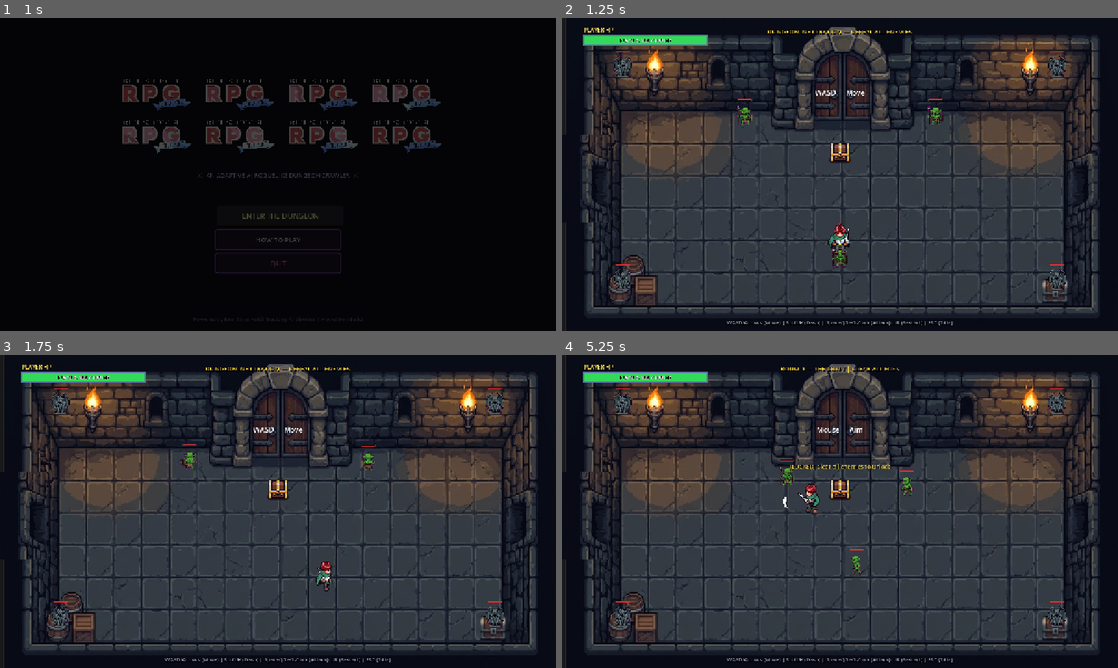
Above: before the commit, frames 1-4 (two rows, left to right).
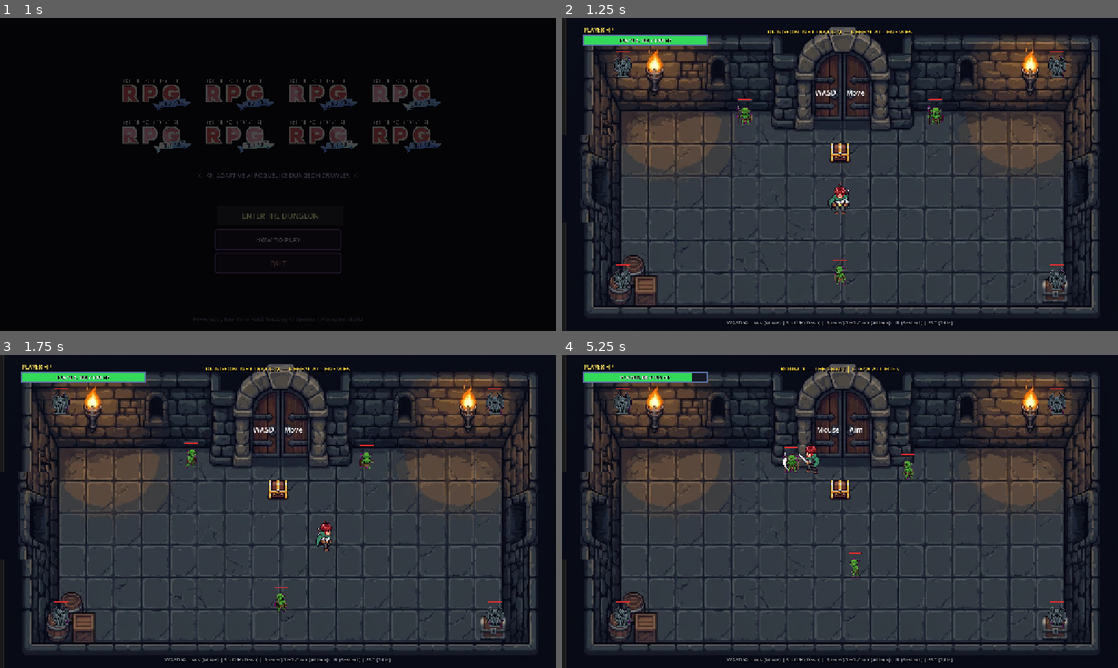
Above: after the commit, the same moments.

Repository: dakshshrivastava2025/SkillIssue.exe
Game: Godot game, scene res://scenes/title_screen.tscn
The game is run twice, just before and just after one commit, with the same random seed, the same clock (stepped at 60 frames per second) and the same inputs.
Inputs (mouse positions are in pixels of both pictures, inside the frame that each line leads up to):
- Up to frame 1 (1 s): click "ENTER THE DUNGEON" at 0.5 s
- Up to frame 2 (1.25 s): no input
- Up to frame 3 (1.75 s): tap Enter (ui_accept) at 1.25, 1.52 s; move the mouse to (400, 495) at 1.27 s; hold Right (move_right) from 1.28 s (still down); hold J (attack) from 1.28 s (still down); click (400, 495) at 1.42 s
- Up to frame 4 (5.25 s): move the mouse to (728, 527) at 2.02 s; release Right (move_right) at 2.03 s; release J (attack) at 2.03 s; hold Down (move_down) 2.03-2.78 s; tap Shift (dash) at 2.1 s; tap Enter (ui_accept) at 2.27, 3.77, 4.52 s; move the mouse to (895, 442) at 2.77 s; hold Right (move_right) 2.78-3.53 s; tap R at 2.85 s; move the mouse to (812, 574) at 3.52 s; hold Up (move_up) 3.53-4.28 s; tap E at 3.6 s; click (812, 574) at 3.67 s; move the mouse to (1006, 558) at 4.27 s; hold Left (move_left) from 4.28 s (still down); tap Z at 4.35 s; move the mouse to (673, 464) at 5.02 s; tap Space at 5.1 s

Frame 1 is identical in both runs. In frame 2, 0.7% of the frame differs, in the area x 31-69%, y 26-86%; in frame 3, 0.7%; in frame 4, 1.2%, in the area x 10-64%, y 5-72%.

Commit message:
Fix Room 3 statue spawn inside fence boundaries and adjust Room 1 player/goblin spawn distances

Diff:
--- a/scripts/room1_tutorial.gd
+++ b/scripts/room1_tutorial.gd
@@ -22,8 +22,11 @@
 const SPAWN_FALLBACK: Array[Vector2] = [
 	Vector2(-220, -140),
 	Vector2(220, -140),
-	Vector2(0, 190),
+	Vector2(0, 230),
 ]
+
+func _get_player_spawn_position() -> Vector2:
+	return Vector2(0, 60)
 
 func _ready() -> void:
 	room_name = "Tutorial — Welcome, Hero"
--- a/scripts/room3_faster.gd
+++ b/scripts/room3_faster.gd
@@ -128,3 +128,11 @@
 	if pts and pts.get_child_count() > i:
 		return pts.get_child(i).global_position
 	return SPAWN_FALLBACK[i % SPAWN_FALLBACK.size()] + global_position
+
+func _get_statue_positions() -> Array[Vector2]:
+	return [
+		Vector2(-260, -120), # Top-Left inside fence corner
+		Vector2( 260, -120), # Top-Right inside fence corner
+		Vector2(-260,  130), # Bottom-Left inside fence corner
+		Vector2( 260,  130)  # Bottom-Right inside fence corner
+	]
--- a/scripts/room_base.gd
+++ b/scripts/room_base.gd
@@ -315,20 +315,22 @@
 func _should_have_statues() -> bool:
 	return true
 
-func _spawn_statues(env: Node2D) -> void:
-	if not _should_have_statues():
-		return
-	var statue_script = load("res://scripts/gargoyle_statue.gd")
-	if not statue_script:
-		return
-
-	# Genuine 4 room corners inside the dungeon walls
-	var pos_list = [
+func _get_statue_positions() -> Array[Vector2]:
+	return [
 		Vector2(-500, -250), # Top-Left Corner
 		Vector2(500, -250),  # Top-Right Corner
 		Vector2(-500, 240),  # Bottom-Left Corner
 		Vector2(500, 240)   # Bottom-Right Corner
 	]
+
+func _spawn_statues(env: Node2D) -> void:
+	if not _should_have_statues():
+		return
+	var statue_script = load("res://scripts/gargoyle_statue.gd")
+	if not statue_script:
+		return
+
+	var pos_list = _get_statue_positions()
 	for p in pos_list:
 		var statue = CharacterBody2D.new()
 		statue.set_script(statue_script)
